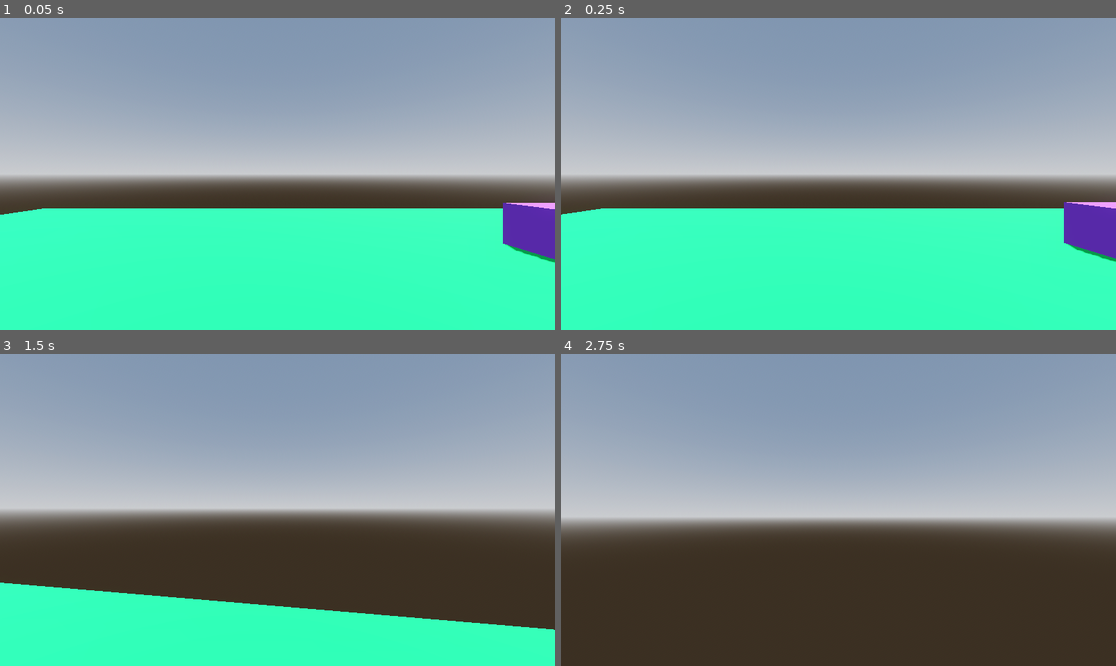
Above: before the commit, frames 1-4 (two rows, left to right).
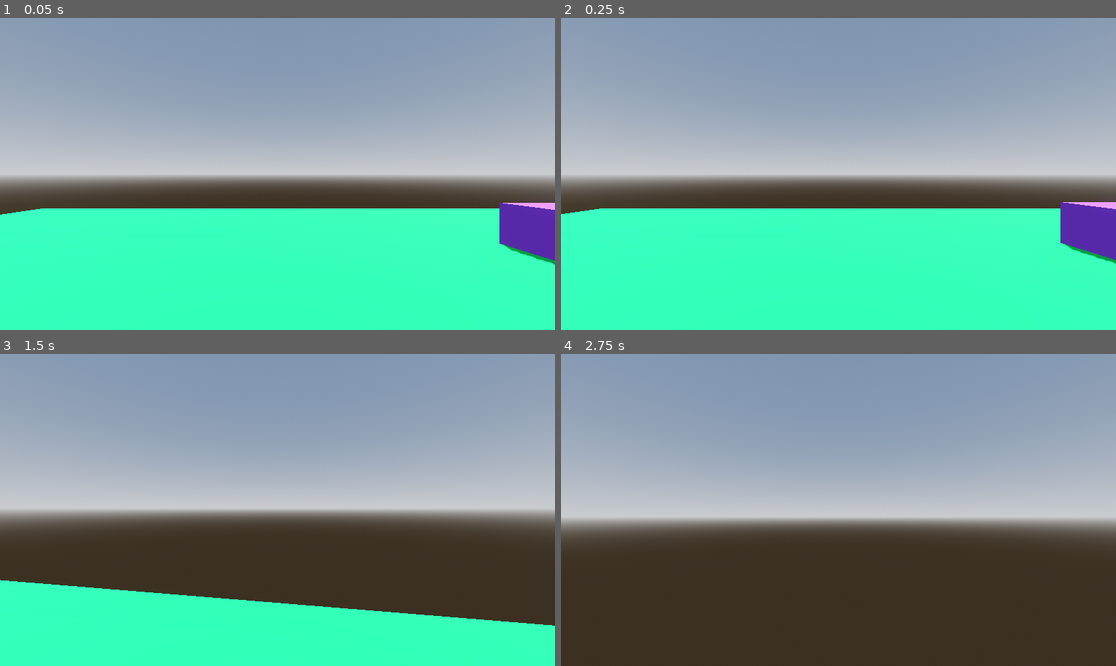
Above: after the commit, the same moments.

Repository: Seb-deru/first-person-controller
Game: Godot game, scene res://scenes/world.tscn
Same seed, same stepped clock (60 frames per second), same inputs: the game is played once before the commit and once after it.
Inputs (mouse positions are in pixels of both pictures, inside the frame that each line leads up to):
- Up to frame 1 (0.05 s): no input
- Up to frame 2 (0.25 s): no input
- Up to frame 3 (1.5 s): tap Enter at 0.5 s; move the mouse to (305, 510) at 0.52 s; hold Shift (run) 0.53-1.28 s; hold W (forward) from 0.53 s (still down); tap Space (jump) at 0.77 s; move the mouse to (249, 510) at 1.27 s; tap Shift (run) at 1.35 s
- Up to frame 4 (2.75 s): keep holding W (forward); tap Space (jump) at 1.52 s; move the mouse to (849, 503) at 2.02 s; hold Shift (run) from 2.03 s (still down)

The runs differ from the first frame. In frame 1, 0.2% of the frame differs, in the area x 0-100%, y 59-80%; in frame 2, 0.2%; in frame 3, 1.0%, in the area x 0-100%, y 72-89%; in frame 4, nothing differs.

Commit message:
added camera bob behavior

Diff:
--- a/scripts/player.gd
+++ b/scripts/player.gd
@@ -3,8 +3,14 @@
 @onready var head: Node3D = $head
 @onready var camera: Camera3D = $head/Camera3D
 
+# bob
+const BOB_FREQ = 2.0
+const BOB_AMP = 0.08
+var t_bob = 0.0
 
-const SPEED = 5.0
+var speed = 0.0
+const WALK_SPEED = 3.0
+const SPRINT_SPEED = 5.0
 const JUMP_VELOCITY = 4.5
 const SENSITIVITY = 0.003
 
@@ -22,6 +28,11 @@
 	if not is_on_floor():
 		velocity += get_gravity() * delta
 
+	if Input.is_action_pressed("run"):
+		speed = SPRINT_SPEED
+	else:
+		speed = WALK_SPEED
+
 	# Handle jump.
 	if Input.is_action_just_pressed("jump") and is_on_floor():
 		velocity.y = JUMP_VELOCITY
@@ -31,10 +42,19 @@
 	var input_dir := Input.get_vector("left", "right", "forward", "backward")
 	var direction := (head.transform.basis * Vector3(input_dir.x, 0, input_dir.y)).normalized()
 	if direction:
-		velocity.x = direction.x * SPEED
-		velocity.z = direction.z * SPEED
+		velocity.x = direction.x * speed
+		velocity.z = direction.z * speed
 	else:
 		velocity.x = 0.0
 		velocity.z = 0.0
 
+	t_bob += delta * velocity.length() * float(is_on_floor())
+	camera.transform.origin = _headbob(t_bob)
+
 	move_and_slide()
+
+func _headbob(time: float) -> Vector3:
+	var pos = Vector3()
+	pos.y = sin(time * BOB_FREQ) * BOB_AMP
+	pos.x = cos(time * BOB_FREQ / 2) * BOB_AMP
+	return pos
